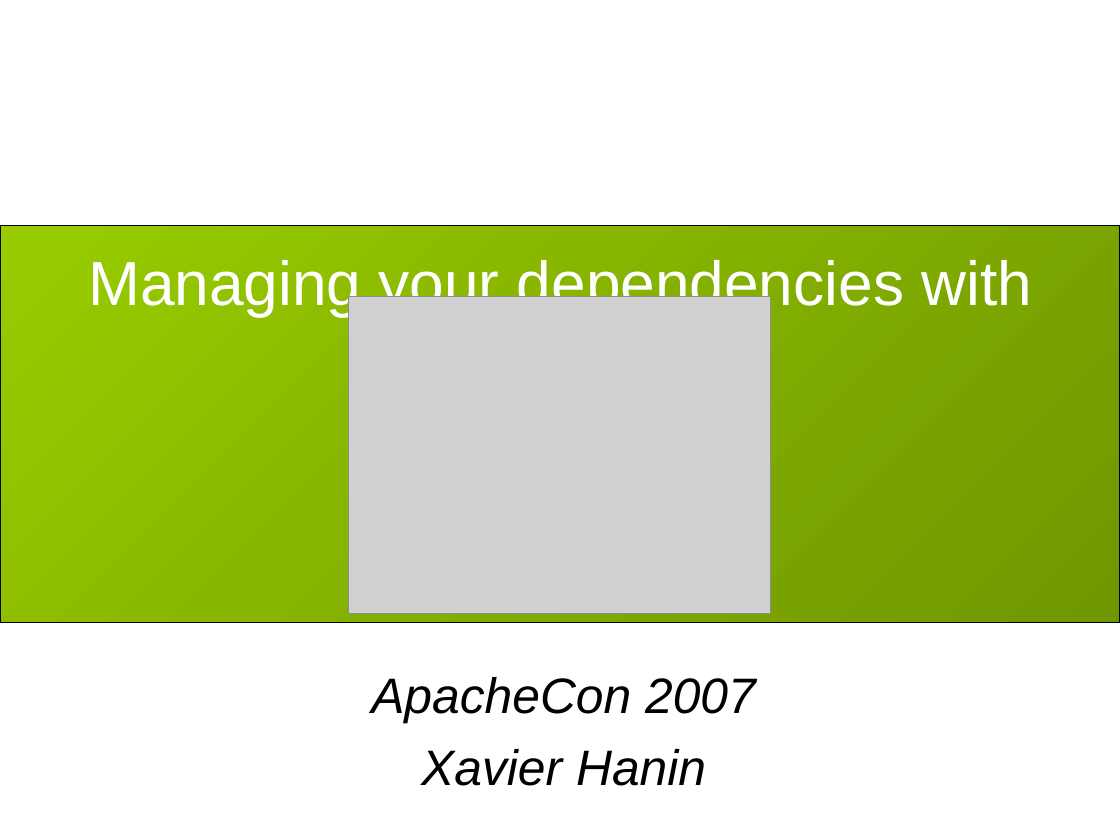
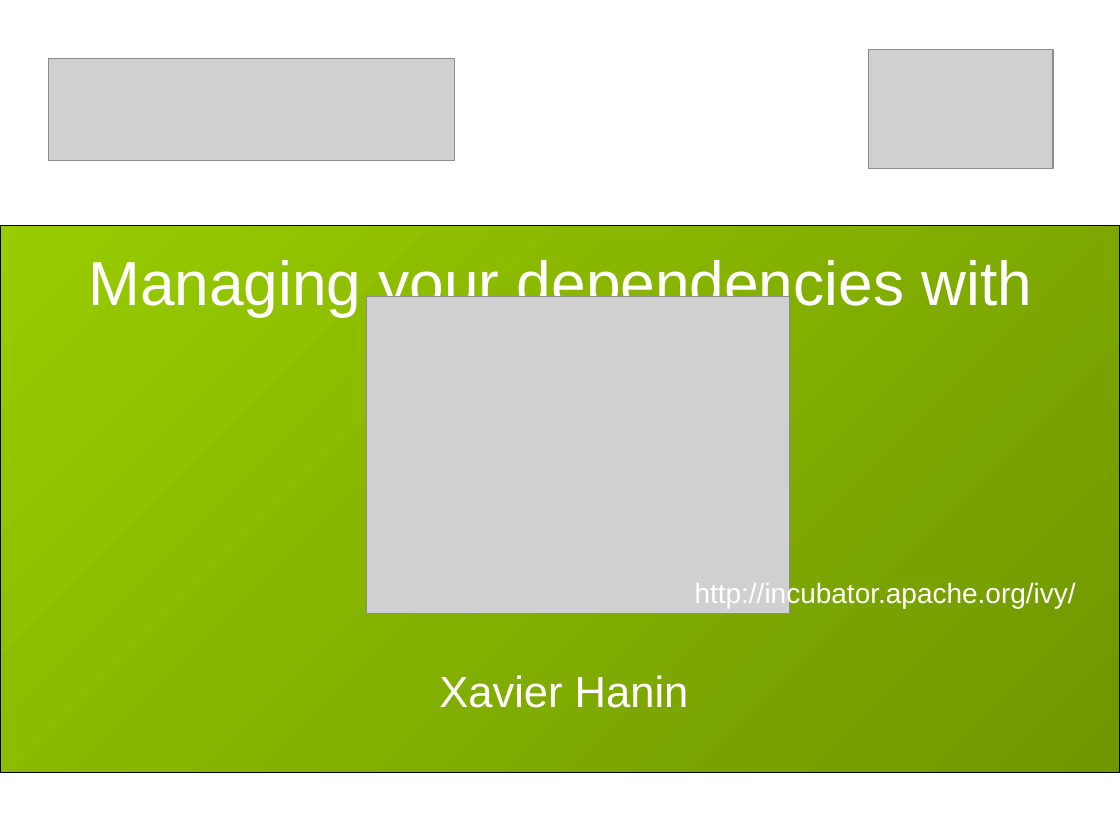
Before and after one commit to hiroyasub/ant-ivy-cregit, a slide deck: slide 1 of doc/presentations/apache-con-2007/slides.ppt. Drawn at 1120x840 pixels with LibreOffice and Linux fonts; fonts in the diff are those of the drawing; grey boxes stand for pictures. Boxes give left, top, right and bottom in pixels: in the first picture for what was removed or moved away, otherwise in the second. Text is boxed around its words. In the diff, an @@ line names an element or a change of style, - is before the commit and + after.

```diff
--- a/doc/presentations/apache-con-2007/slides.ppt
+++ b/doc/presentations/apache-con-2007/slides.ppt
@@ picture added at (48,58,454,160) @@
@@ picture added at (869,49,1054,168) @@
@@ rectangle: place and size @@
-rectangle at (0,226,1120,623)
+rectangle at (0,226,1120,773)
@@ picture: place and size @@
-picture at (348,297,771,614)
+picture at (367,297,790,614)
@@ text added at (695,581,1076,608), 18 pt, text #FFFFFF @@
+http://incubator.apache.org/ivy/
@@ subtitle "Xavier Hanin" at (439,675,689,708): size 32 to 28 pt, text colour #000000 to #FFFFFF, italic off; less space between paragraphs @@
@@ subtitle at (371,677,756,724): paragraph removed @@
-ApacheCon 2007
```
Also in this commit, not shown: 7 other slides changed, 3 slides added.
